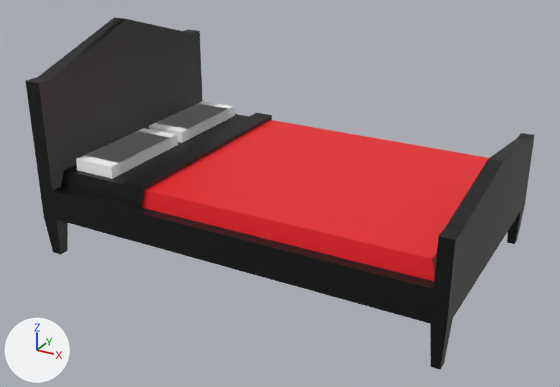
One commit to the FBX model NotesOfCitrus/Assets/Blender/BedroomAssets/assetBedroom.fbx: the scene before it, then after it.
Rendered twice from a camera (50 mm lens) standing at (10.6, -19.84, 11.7) and looking at (0.03, -0.62, 2.09). The lights are fixed; the arrows at lower left show +X, +Y and +Z.
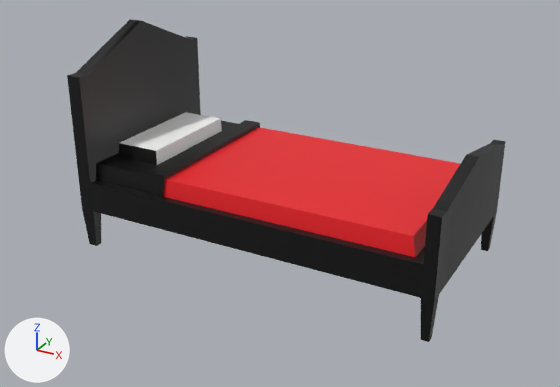
What differs and where, as boxes (x1, y1, x2, y2) in the pictures (560 x 387 px; the box of a moved part takes in the faces that stretch with it):
'Cube', reshaped, moved, turned: before (25, 17, 535, 369); after (67, 19, 506, 342)
part 1 of me_cube, moved or reshaped: before (25, 17, 535, 369); after (67, 19, 506, 342)
part 2 of me_cube, added (red): after (96, 120, 460, 257)
part 3 of me_cube, deleted (red): before (61, 113, 489, 281)
part 4 of me_cube, deleted: before (156, 101, 235, 140)
part 5 of me_cube, deleted: before (76, 132, 171, 179)
part 6 of me_cube, deleted: before (85, 128, 178, 174)
part 7 of me_cube, deleted: before (149, 104, 230, 143)
part 8 of me_cube, added: after (119, 112, 222, 165)

Diff of the bpy script that builds the scene:
```diff
--- a/NotesOfCitrus/Assets/Blender/BedroomAssets/assetBedroom.fbx.py
+++ b/NotesOfCitrus/Assets/Blender/BedroomAssets/assetBedroom.fbx.py
@@ me_cube @@
 # used by ob_cube; location = (0.0, 0.0, 1.76)
 # verts and faces of me_cube; kept vertices keep their numbers, new ones are numbered from 132
-me_cube.from_pydata(...)  # 132 vertices, 122 faces; spans x -6.5..6.5, y -4.1..4.1, z -1.78..5.01
+me_cube.from_pydata(...)  # 108 vertices, 104 faces; spans x -5.85..5.85, y -0.02..6.77, z -3.07..3.07
+# me_cube part 1: the loose piece of 76 vertices spanning x -6.5..6.5, y -4.1..4.1, z -1.78..5.01 is multiplied about its middle by the matrix ((-0.9, 0.0, 0.0), (0.0, 0.0, 1.0), (0.0, 0.75, 0.0)), then moved by (0.0, 3.37, -1.61)
+# me_cube part 2: a new loose piece of 24 vertices spanning x -5.2..5.62, y 2.05..2.95, z -2.89..2.89, in mat_material (picture img_colour_png)
+# me_cube part 3: the loose piece of 24 vertices spanning x -6.0..6.03, y -3.86..3.86, z 0.29..1.19 is deleted
+# me_cube part 4: the loose piece of 8 vertices spanning x -5.51..-4.11, y 0.45..3.47, z 0.82..1.4 is deleted
+# me_cube part 5: the loose piece of 8 vertices spanning x -5.51..-4.11, y -3.47..-0.45, z 0.82..1.4 is deleted
+# me_cube part 6: the loose piece of 8 vertices spanning x -5.51..-4.11, y -3.13..-0.1, z 0.82..1.4 is deleted
+# me_cube part 7: the loose piece of 8 vertices spanning x -5.51..-4.11, y 0.1..3.13, z 0.82..1.4 is deleted
+# me_cube part 8
+verts[132] = (5.12, 2.67, 1.8)
+verts[133] = (5.1, 3.25, 1.75)  # pixel (185, 112)
+verts[134] = (5.12, 2.67, -1.96)
+verts[135] = (5.1, 3.25, -1.91)  # pixel (118, 143)
+verts[136] = (3.61, 2.67, 1.8)
+verts[137] = (3.63, 3.25, 1.75)  # pixel (220, 118)
+verts[138] = (3.61, 2.67, -1.96)
+verts[139] = (3.63, 3.25, -1.91)  # pixel (156, 150)
+faces += [(132, 134, 135, 133), (134, 138, 139, 135), (136, 137, 139, 138), (132, 133, 137, 136), (132, 136, 138, 134), (133, 135, 139, 137)]
 me_cube.materials.append(mat_material)
@@ ob_cube @@
 ob_cube = bpy.data.objects.new('Cube', me_cube)
-ob_cube.location = (0.0, 0.0, 1.76)
+ob_cube.location = (0.0, 0.0, 0.0)
+ob_cube.rotation_euler = (1.571, 0.0, -3.142)  # degrees (90, 0, -180)
```
